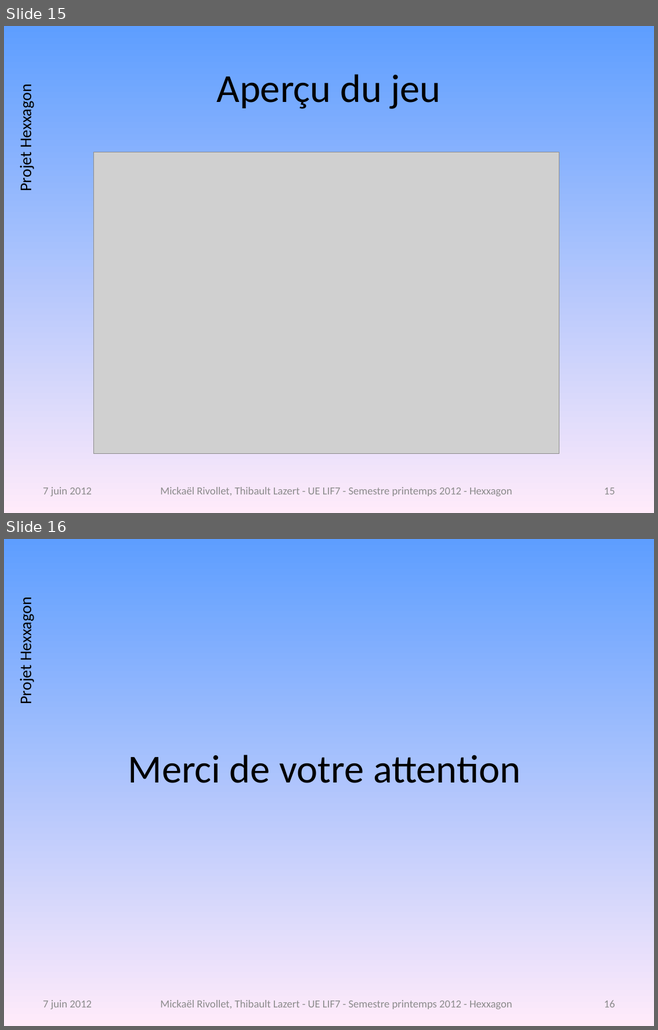
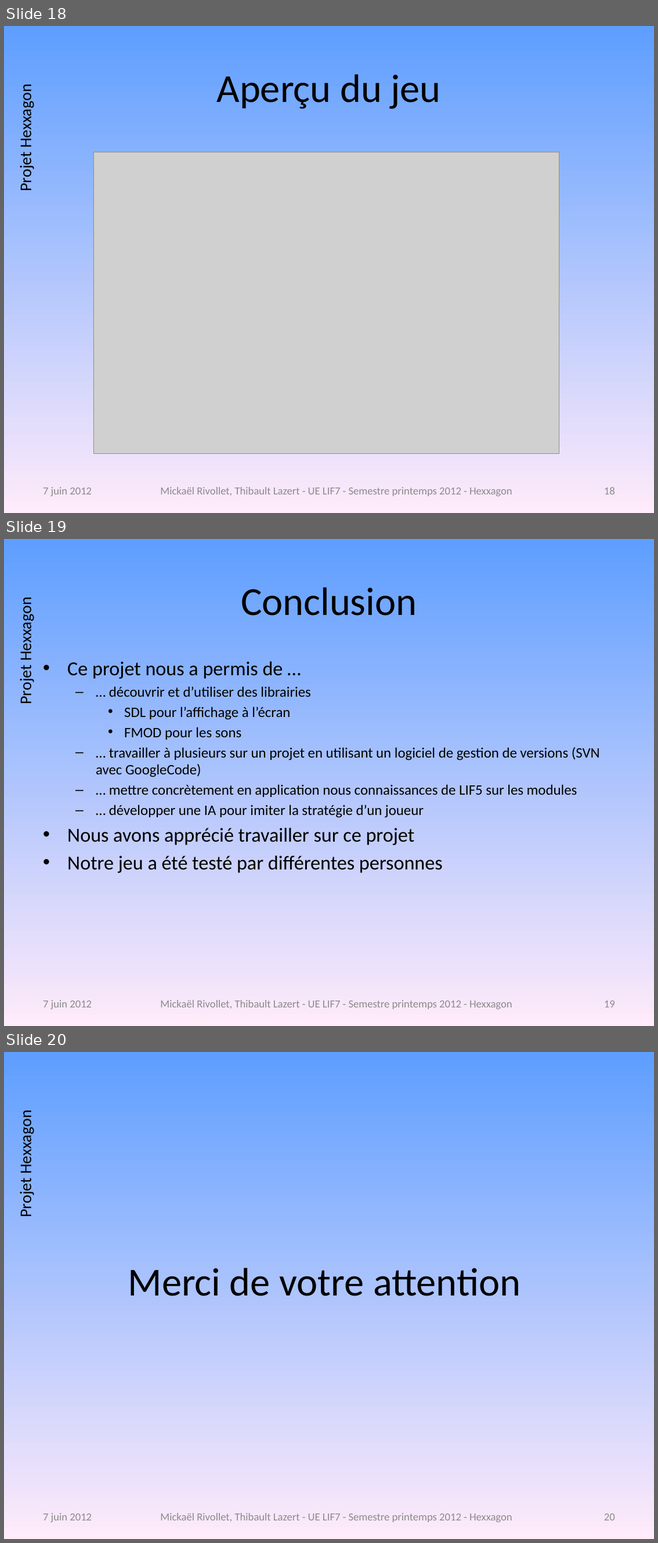
Before and after one commit to freeman1987/lazert-rivollet-lif7, a slide deck: projet/doc/presentation-projet.pptx. Shown one above the other, each under a label of ours: slides 15 and 16 before the commit, slides 18, 19 and 20 after it. The pictures are 658x1030 and 658x1543 pixels, drawn with LibreOffice and Linux fonts; fonts in the diff are those of the drawing; grey boxes stand for pictures; background and template pictures are left out. Boxes give left, top, right and bottom in pixels: in the first picture for what was removed or moved away, otherwise in the second. Text is boxed around its words. In the diff, an @@ line names an element or a change of style, - is before the commit and + after.

Commit message:
Diagramme des modules + fichier pour la présentation

```diff
--- a/projet/doc/presentation-projet.pptx
+++ b/projet/doc/presentation-projet.pptx
@@ slide 19 added at [4, 539, 654, 1026], background gradient #5E9EFF to #FFEBFA; not listed: 1 template element that a slide beside it also shows @@
@@ title added at [241, 587, 416, 616], 44 pt, text #000000 @@
+Conclusion
@@ text added at [67, 661, 600, 873], 16 pt, text #000000 @@
+• Ce projet nous a permis de …
+  – … découvrir et d’utiliser des librairies
+    • SDL pour l’affichage à l’écran
+    • FMOD pour les sons
+  – … travailler à plusieurs sur un projet en utilisant un logiciel de gestion de versions (SVN avec GoogleCode)
+  – … mettre concrètement en application nous connaissances de LIF5 sur les modules
+  – … développer une IA pour imiter la stratégie d’un joueur
+• Nous avons apprécié travailler sur ce projet
+• Notre jeu a été testé par différentes personnes
@@ text added at [43, 1000, 92, 1009], 12 pt, text #8C8C8C @@
+7 juin 2012
@@ text added at [160, 1000, 512, 1009], 12 pt, text #8C8C8C @@
+Mickaël Rivollet, Thibault Lazert - UE LIF7 - Semestre printemps 2012 - Hexxagon
@@ page number added at [604, 1001, 615, 1008], 12 pt, text #8B8B8B @@
+19
@@ what was slide 15 is now slide 18 @@
@@ page number at [604, 487, 615, 495]: text changed @@
-15
+18
@@ what was slide 16 is now slide 20 @@
@@ page number at [604, 1514, 615, 1521]: text changed @@
-16
+20
```
Also in this commit, not shown: 13 slides changed, 3 other slides added, 3 other files.
